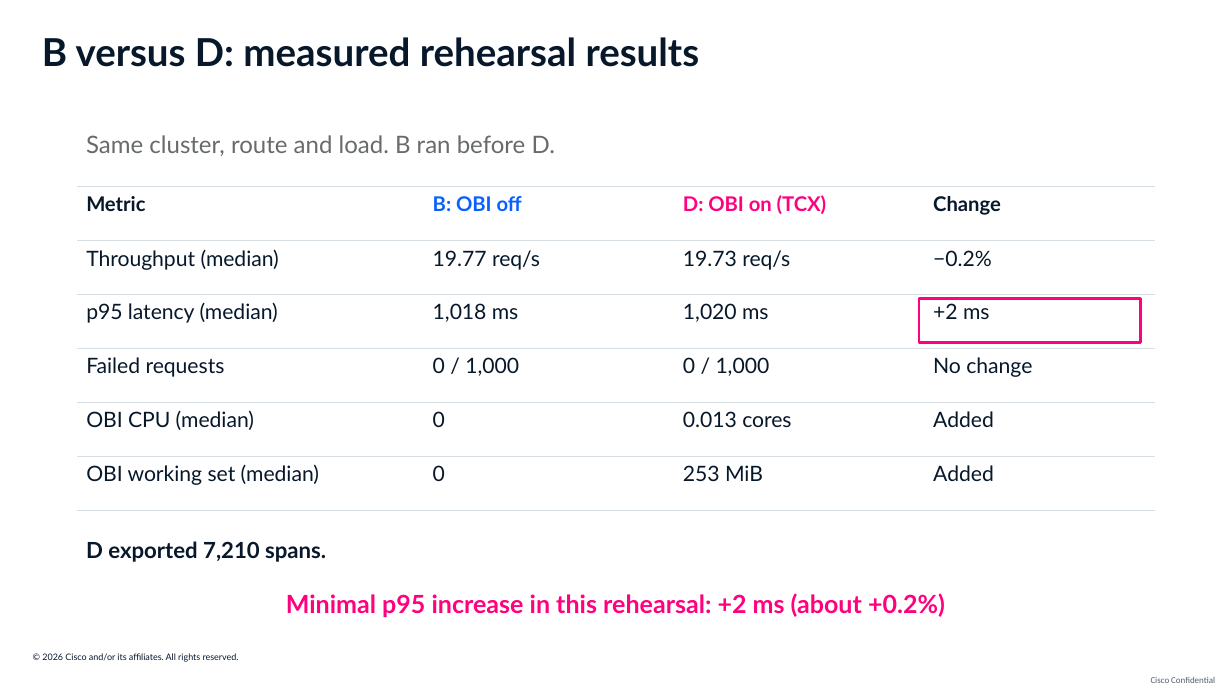
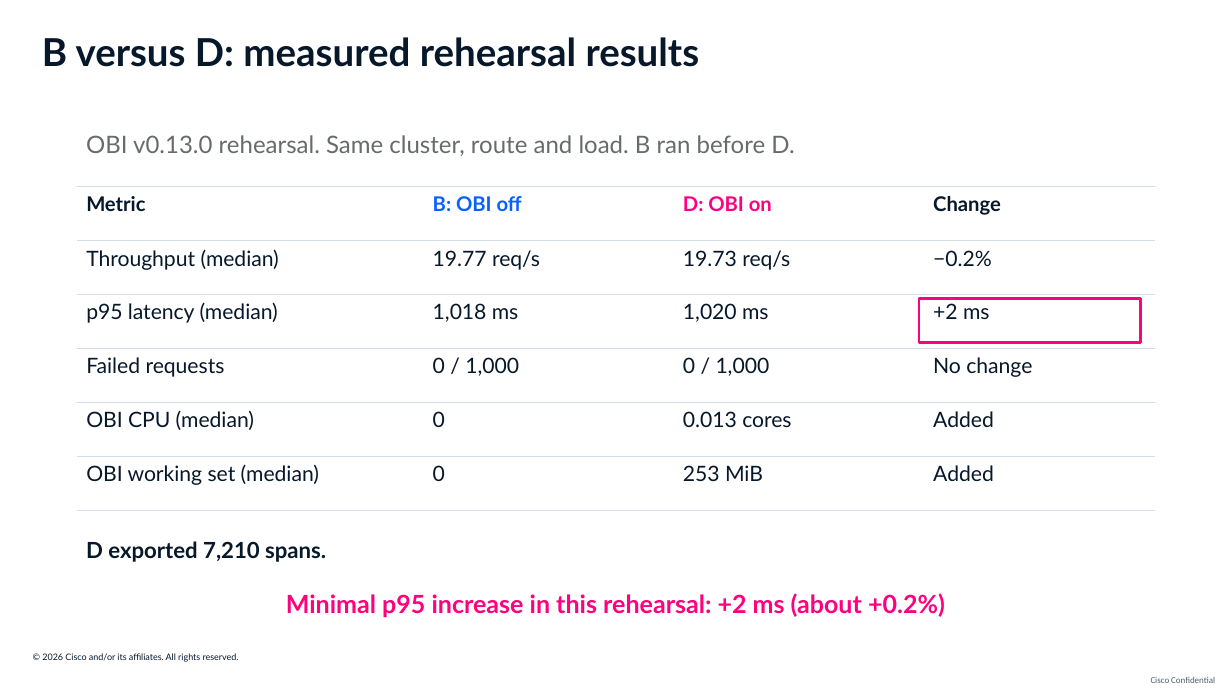
Before and after one commit to ajimenez1503/cilium-obi-demo, a slide deck: slide 27 of slides/cilium-obi-session-deck-latest.pptx (slide 26 before the commit). Drawn at 1232x693 pixels with LibreOffice and Linux fonts; fonts in the diff are those of the drawing; background and template pictures are left out. Boxes give left, top, right and bottom in pixels: in the first picture for what was removed or moved away, otherwise in the second. Text is boxed around its words. In the diff, an @@ line names an element or a change of style, - is before the commit and + after.

```diff
--- a/slides/cilium-obi-session-deck-latest.pptx
+++ b/slides/cilium-obi-session-deck-latest.pptx
@@ text at [86,135,794,156]: text changed @@
-Same cluster, route and load. B ran before D.
+OBI v0.13.0 rehearsal. Same cluster, route and load. B ran before D.
@@ table at [77,187,1155,510] @@
-row 1, column 3: D: OBI on (TCX)
+row 1, column 3: D: OBI on
```
Also in this commit, not shown: 8 other slides changed, 3 slides added, 2 slides removed, 30 other files.
